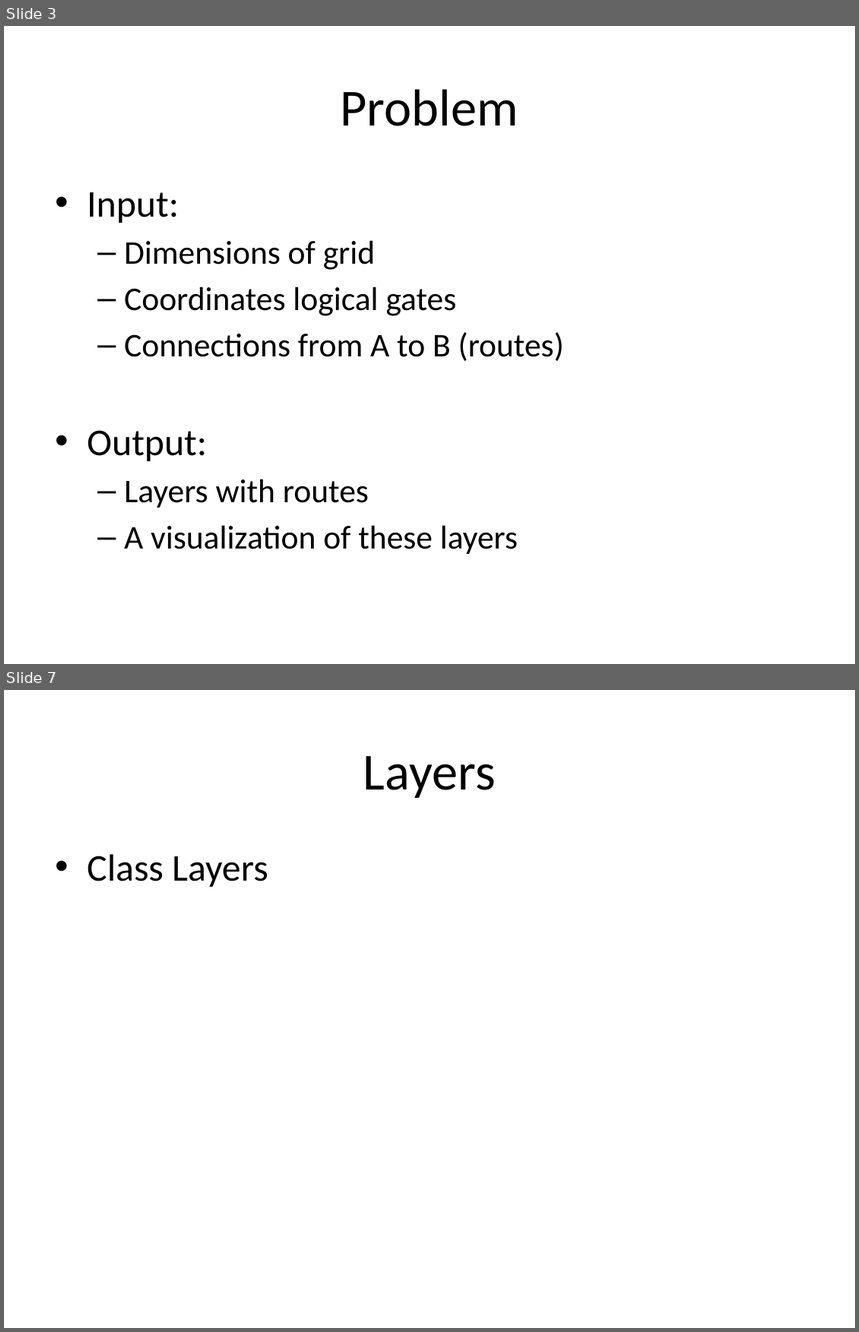
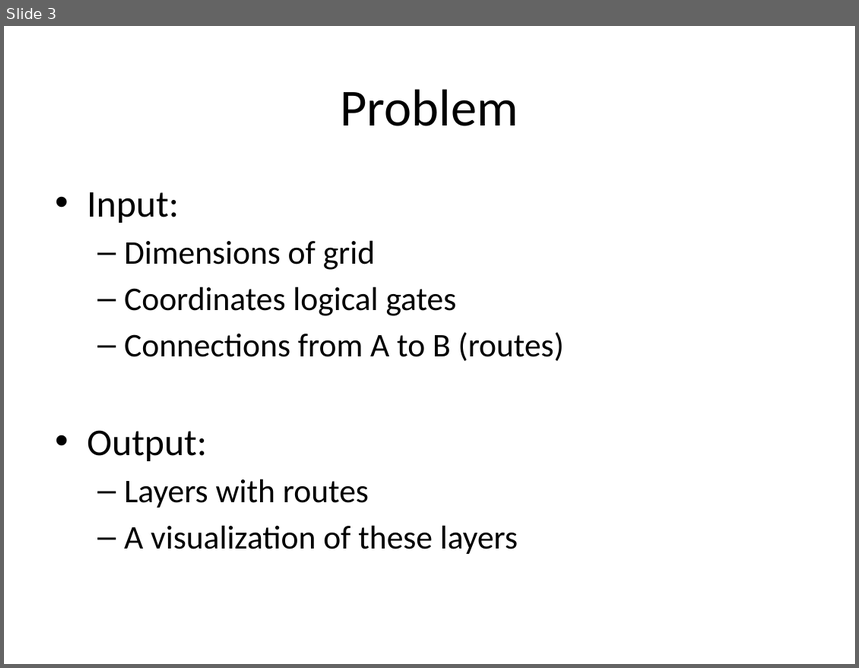
Before and after one commit to michielpauw/Heuristics, a slide deck: Presentatie chips and circuits.pptx. Shown one above the other, each under a label of ours: slides 3 and 7 before the commit, slide 3 after it; the slides between them are not shown. The pictures are 859x1332 and 859x668 pixels, drawn with LibreOffice and Linux fonts; fonts in the diff are those of the drawing. Boxes give left, top, right and bottom in pixels: in the first picture for what was removed or moved away, otherwise in the second. Text is boxed around its words. In the diff, an @@ line names an element or a change of style, - is before the commit and + after.

```diff
--- a/Presentatie chips and circuits.pptx
+++ b/Presentatie chips and circuits.pptx
@@ slide 7 removed at box(4, 690, 855, 1328), background #FFFFFF @@
@@ title removed at box(363, 756, 496, 798) @@
-Layers
@@ text removed at box(87, 854, 268, 887) @@
-• Class Layers
```
Also in this commit, not shown: 4 slides changed.
